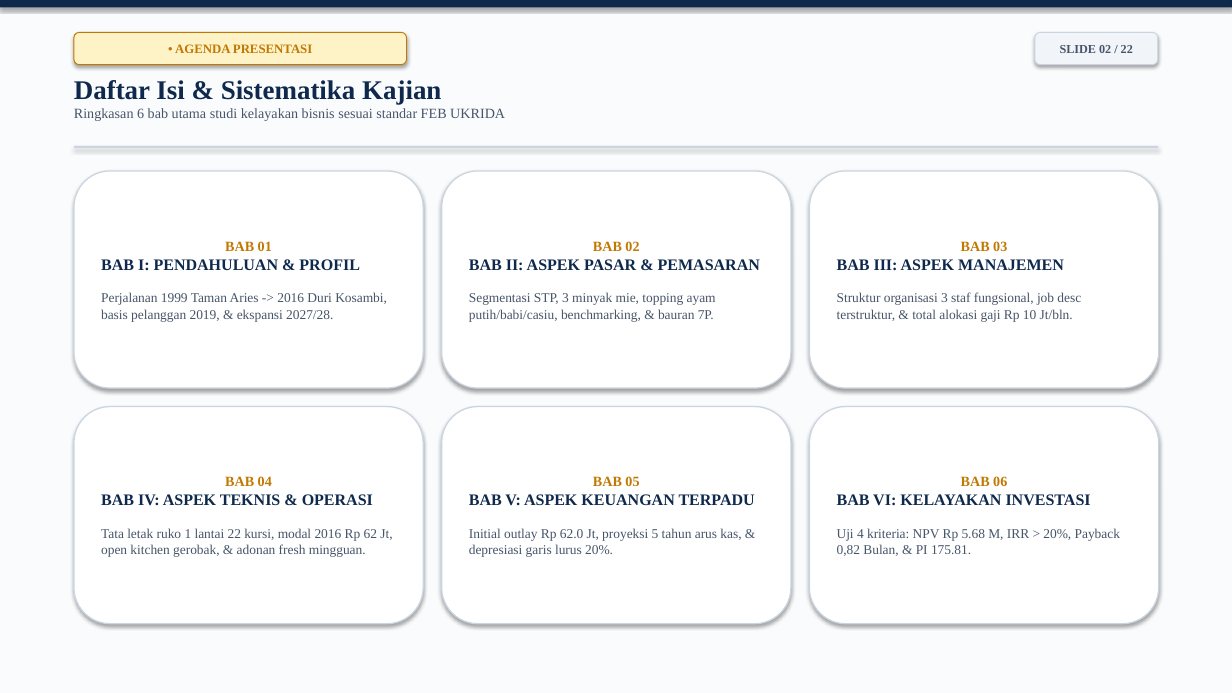
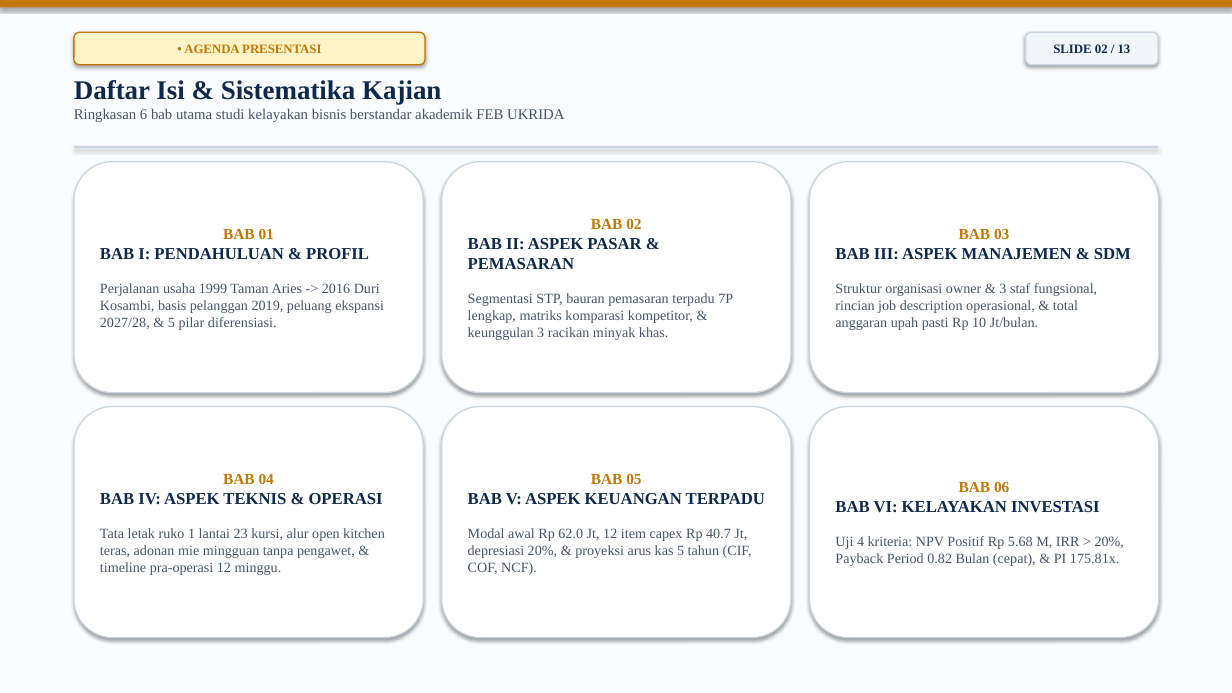
Before and after one commit to arthurfreelanceinquiries-alt/SKB-Bakmi-Mimu, a slide deck: slide 2 of naskah utama/Presentasi_SKB_Bakmi_Mimu_Carina_Sayang.pptx. Drawn at 1232x693 pixels with LibreOffice and Linux fonts; fonts in the diff are those of the drawing. Boxes give left, top, right and bottom in pixels: in the first picture for what was removed or moved away, otherwise in the second. Text is boxed around its words. In the diff, an @@ line names an element or a change of style, - is before the commit and + after.

```diff
--- a/naskah utama/Presentasi_SKB_Bakmi_Mimu_Carina_Sayang.pptx
+++ b/naskah utama/Presentasi_SKB_Bakmi_Mimu_Carina_Sayang.pptx
@@ rectangle at (0,0,1232,7): fill #0F294D to #C27803 @@
@@ rounded rectangle "• AGENDA PRESENTASI": place and size @@
-rounded rectangle "• AGENDA PRESENTASI" at (74,32,407,65)
+rounded rectangle "• AGENDA PRESENTASI" at (74,32,425,65)
@@ rounded rectangle "• AGENDA PRESENTASI" at (74,32,425,65): outline #C27803 0.75 pt to #C27803 1 pt @@
@@ rounded rectangle "SLIDE 02 / 13": place and size @@
-rounded rectangle "SLIDE 02 / 13" at (1035,32,1158,65)
+rounded rectangle "SLIDE 02 / 13" at (1026,32,1158,65)
@@ rounded rectangle "SLIDE 02 / 13" at (1026,32,1158,65): outline #CBD5E1 0.75 pt to #CBD5E1 1 pt @@
@@ text in rounded rectangle at (1053,44,1131,53): text changed; size 9.5 to 10 pt; text colour #475569 to #0F294D @@
-SLIDE 02 / 22
+SLIDE 02 / 13
@@ text at (74,108,564,122): text changed; size 11 to 11.5 pt @@
-Ringkasan 6 bab utama studi kelayakan bisnis sesuai standar FEB UKRIDA
+Ringkasan 6 bab utama studi kelayakan bisnis berstandar akademik FEB UKRIDA
@@ rounded rectangle "BAB 01": place and size @@
-rounded rectangle "BAB 01" at (74,171,423,388)
+rounded rectangle "BAB 01" at (74,162,423,393)
@@ rounded rectangle "BAB 02": place and size @@
-rounded rectangle "BAB 02" at (442,171,791,388)
+rounded rectangle "BAB 02" at (442,162,791,393)
@@ rounded rectangle "BAB 03": place and size @@
-rounded rectangle "BAB 03" at (810,171,1159,388)
+rounded rectangle "BAB 03" at (810,162,1159,393)
@@ text in rounded rectangle at (100,228,369,260): size 11 to 12 pt in "BAB 01"; size 12.5 to 13 pt in "BAB I: PENDAHULUAN & PROFIL" @@
@@ text in rounded rectangle at (468,218,641,269): size 11 to 12 pt in "BAB 02"; size 12.5 to 13 pt in "BAB II: ASPEK PASAR & PEMASARAN" @@
@@ text in rounded rectangle at (959,228,1009,239): size 11 to 12 pt in "BAB 03" @@
@@ text in rounded rectangle at (835,248,1131,330): text changed; size 10.5 to 11 pt @@
-BAB III: ASPEK MANAJEMEN
-Struktur organisasi 3 staf fungsional, job desc terstruktur, & total alokasi gaji Rp 10 Jt/bln.
+BAB III: ASPEK MANAJEMEN & SDM
+Struktur organisasi owner & 3 staf fungsional, rincian job description operasional, & total anggaran upah pasti Rp 10 Jt/bulan.
@@ text in rounded rectangle at (100,283,384,330): text changed; size 10.5 to 11 pt @@
-Perjalanan 1999 Taman Aries -> 2016 Duri Kosambi, basis pelanggan 2019, & ekspansi 2027/28.
+Perjalanan usaha 1999 Taman Aries -> 2016 Duri Kosambi, basis pelanggan 2019, peluang ekspansi 2027/28, & 5 pilar diferensiasi.
@@ text in rounded rectangle at (468,293,733,340): text changed; size 10.5 to 11 pt @@
-Segmentasi STP, 3 minyak mie, topping ayam putih/babi/casiu, benchmarking, & bauran 7P.
+Segmentasi STP, bauran pemasaran terpadu 7P lengkap, matriks komparasi kompetitor, & keunggulan 3 racikan minyak khas.
@@ rounded rectangle "BAB 04": place and size @@
-rounded rectangle "BAB 04" at (74,407,423,624)
+rounded rectangle "BAB 04" at (74,407,423,638)
@@ rounded rectangle "BAB 05": place and size @@
-rounded rectangle "BAB 05" at (442,407,791,624)
+rounded rectangle "BAB 05" at (442,407,791,638)
@@ rounded rectangle "BAB 06": place and size @@
-rounded rectangle "BAB 06" at (810,407,1159,624)
+rounded rectangle "BAB 06" at (810,407,1159,638)
@@ text in rounded rectangle at (100,473,383,505): size 11 to 12 pt in "BAB 04"; size 12.5 to 13 pt in "BAB IV: ASPEK TEKNIS & OPERASI" @@
@@ text in rounded rectangle at (468,474,765,505): size 11 to 12 pt in "BAB 05"; size 12.5 to 13 pt in "BAB V: ASPEK KEUANGAN TERPADU" @@
@@ text in rounded rectangle at (835,482,1100,513): size 11 to 12 pt in "BAB 06"; size 12.5 to 13 pt in "BAB VI: KELAYAKAN INVESTASI" @@
@@ text in rounded rectangle at (100,528,385,575): text changed; size 10.5 to 11 pt @@
-Tata letak ruko 1 lantai 22 kursi, modal 2016 Rp 62 Jt, open kitchen gerobak, & adonan fresh mingguan.
+Tata letak ruko 1 lantai 23 kursi, alur open kitchen teras, adonan mie mingguan tanpa pengawet, & timeline pra-operasi 12 minggu.
@@ text in rounded rectangle at (468,528,752,575): text changed; size 10.5 to 11 pt @@
-Initial outlay Rp 62.0 Jt, proyeksi 5 tahun arus kas, & depresiasi garis lurus 20%.
+Modal awal Rp 62.0 Jt, 12 item capex Rp 40.7 Jt, depresiasi 20%, & proyeksi arus kas 5 tahun (CIF, COF, NCF).
@@ text in rounded rectangle at (835,536,1124,566): text changed; size 10.5 to 11 pt @@
-Uji 4 kriteria: NPV Rp 5.68 M, IRR > 20%, Payback 0,82 Bulan, & PI 175.81.
+Uji 4 kriteria: NPV Positif Rp 5.68 M, IRR > 20%, Payback Period 0.82 Bulan (cepat), & PI 175.81x.
```
Also in this commit, not shown: 11 other slides changed, 1 slide added, 10 slides removed, 3 other files.
